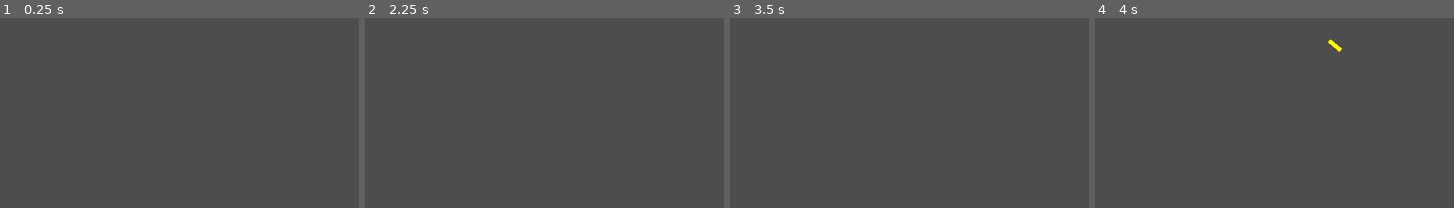
Above: before the commit, frames 1-4 (left to right).
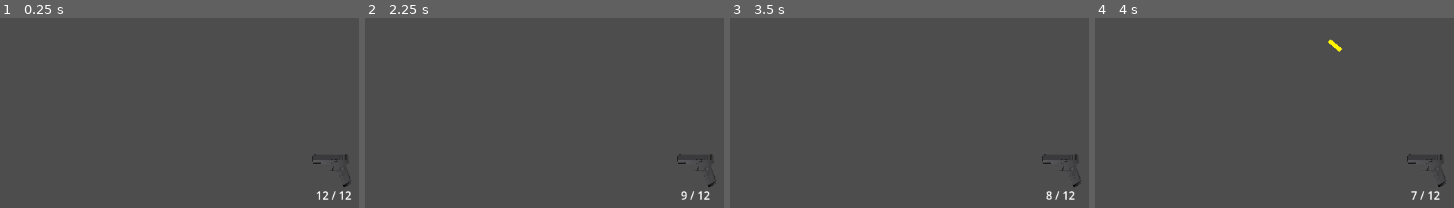
Above: after the commit, the same moments.

Repository: sunturtle1/Shadow-Dash
Game: Godot game, scene res://main.tscn
Same seed, same stepped clock (60 frames per second), same inputs: the game is played once before the commit and once after it.
Inputs (mouse positions are % of the whole screen's width and height, from its top left):
- Up to frame 1 (0.25 s): no input
- Up to frame 2 (2.25 s): tap Enter at 0.5 s; move the mouse to (72, 35) at 0.52 s; hold D (right) 0.53-1.28 s; click (72, 35) at 0.6 s; move the mouse to (25, 47) at 1.27 s; hold S (down) 1.28-2.03 s; click (25, 47) at 1.35 s; move the mouse to (59, 15) at 2.02 s; hold D (right) from 2.03 s (still down); click (59, 15) at 2.1 s
- Up to frame 3 (3.5 s): move the mouse to (42, 65) at 2.77 s; release D (right) at 2.78 s; hold W (up) from 2.78 s (still down); click (42, 65) at 2.85 s
- Up to frame 4 (4 s): move the mouse to (81, 59) at 3.52 s; release W (up) at 3.53 s; hold A (left) from 3.53 s (still down); click (81, 59) at 3.6 s
The pictures show only the part of the screen within x 42-92%, y 45-95%; the shares and areas given below are measured in that part.

The runs differ from the first frame. In frame 1, 0.3% of the frame differs, in the area x 86-98%, y 71-96%; in frame 2, 0.3%; in frame 3, 0.3%; in frame 4, 0.2%.

Commit message:
Reload tweaks, UI update.

Diff:
--- a/main.tscn
+++ b/main.tscn
@@ -1,8 +1,9 @@
-[gd_scene load_steps=4 format=3 uid="uid://cdyqmr4368e1p"]
+[gd_scene load_steps=5 format=3 uid="uid://cdyqmr4368e1p"]
 
 [ext_resource type="PackedScene" uid="uid://mchfxmkapl6j" path="res://player.tscn" id="1_0xm2m"]
 [ext_resource type="PackedScene" uid="uid://iaiy6a7ol5h0" path="res://bullet.tscn" id="2_h2yge"]
 [ext_resource type="PackedScene" uid="uid://cq03mgtc2ewwv" path="res://enemy.tscn" id="3_h2yge"]
+[ext_resource type="Texture2D" uid="uid://bjg325tw4uqqc" path="res://assets/weapons/pistol-6801870_1280.png" id="4_1bvp3"]
 
 [node name="Main" type="Node2D"]
 
@@ -16,3 +17,28 @@
 
 [node name="bullet" parent="." instance=ExtResource("2_h2yge")]
 visible = false
+
+[node name="CanvasLayer" type="CanvasLayer" parent="."]
+
+[node name="Control" type="Control" parent="CanvasLayer"]
+layout_mode = 3
+anchors_preset = 0
+offset_right = 40.0
+offset_bottom = 40.0
+
+[node name="ammo_label" type="RichTextLabel" parent="CanvasLayer/Control"]
+offset_left = 976.0
+offset_top = 592.0
+offset_right = 1064.0
+offset_bottom = 616.0
+text = "ammo "
+fit_content = true
+
+[node name="weapon_icon" type="TextureRect" parent="CanvasLayer/Control"]
+layout_mode = 0
+offset_left = 971.0
+offset_top = 544.0
+offset_right = 1027.0
+offset_bottom = 592.0
+texture = ExtResource("4_1bvp3")
+expand_mode = 1
--- a/player.gd
+++ b/player.gd
@@ -1,11 +1,20 @@
 extends CharacterBody2D
 @export var bullet :PackedScene
 @export var speed: float = 200.0
+@export var reload_time: float = 1.5
 @onready var shot_cooldown = $ShotCooldown
 @onready var muzzle = $Muzzle
-@onready var ammo = 12
+@onready var max_ammo = 12
+@onready var ammo_label = $"../CanvasLayer/Control/ammo_label"
+@onready var ammo_count = max_ammo
+@onready var reload_timer = $reload_timer
+@onready var reload_sound = $Muzzle/reload_sound
+var reloading: bool = false
 func _ready() -> void:
-	pass
+	update_ui()
+
+func update_ui():
+	ammo_label.text = str(ammo_count) + " / " + str(max_ammo)
 
 func _process(delta: float) -> void:
 	var move_direction := Vector2.ZERO
@@ -19,33 +28,47 @@
 		move_direction.x = 1
 
 	move_direction = move_direction.normalized()
-
 	velocity = move_direction * speed
 	move_and_slide()
-
-
 	look_at(get_global_mouse_position())
 
 	if Input.is_action_pressed("reload"):
-		ammo = 12
+		reload()
+func reload():
+	if not reloading and ammo_count < max_ammo:
+		reloading = true
+		reload_sound.play()
+		reload_timer.start(reload_time)
 
 func _unhandled_input(event: InputEvent) -> void:
 	if event.is_action_released("shoot"):
 		shoot()
+		update_ui()
 
 
 func shoot():
-	if shot_cooldown.is_stopped() and  ammo > 0:
-		$Muzzle/AudioStreamPlayer2D.play()
-		var bullet_instance = bullet.instantiate()
-		get_parent().add_child(bullet_instance)
-		bullet_instance.position = muzzle.global_position
-		bullet_instance.rotation = muzzle.rotation
-		var target = get_global_mouse_position()
-		var direction = Vector2.RIGHT.rotated(rotation)
-		bullet_instance.set_direction(direction)
-		ammo -= 1
-		shot_cooldown.start()
-		print(ammo)
-	else:
-		print("you are shooting too fast, or you are out of ammo.")
+		if reloading:
+			print("reloading")
+			return
+		if shot_cooldown.is_stopped():
+			if ammo_count > 0:
+				$Muzzle/shooting_sound.play()
+				var bullet_instance = bullet.instantiate()
+				get_parent().add_child(bullet_instance)
+				bullet_instance.position = muzzle.global_position
+				bullet_instance.rotation = muzzle.rotation
+				var target = get_global_mouse_position()
+				var direction = Vector2.RIGHT.rotated(rotation)
+				bullet_instance.set_direction(direction)
+				ammo_count -= 1
+				shot_cooldown.start()
+			else:
+				$Muzzle/empty_sound.play()
+		else:
+			print("You are shooting too fast.")
+
+
+func _on_reload_timer_timeout() -> void:
+	ammo_count = max_ammo
+	reloading = false
+	update_ui()
--- a/player.tscn
+++ b/player.tscn
@@ -1,8 +1,10 @@
-[gd_scene load_steps=5 format=3 uid="uid://mchfxmkapl6j"]
+[gd_scene load_steps=7 format=3 uid="uid://mchfxmkapl6j"]
 
 [ext_resource type="Script" uid="uid://wp806gpcap3g" path="res://player.gd" id="1_onrkg"]
 [ext_resource type="Texture2D" uid="uid://cups4hv2q5ooh" path="res://assets/kenney_top-down-shooter/Spritesheet/spritesheet_characters.png" id="2_i3pqv"]
 [ext_resource type="AudioStream" uid="uid://c5focgxlderbp" path="res://sounds/single-pistol-gunshot-42-40781.mp3" id="3_i3pqv"]
+[ext_resource type="AudioStream" uid="uid://x0bc1jwr50hj" path="res://sounds/rifle-clip-empty-98832.mp3" id="4_hqtel"]
+[ext_resource type="AudioStream" uid="uid://d3ds3jx1do4jc" path="res://sounds/9mm-pistol-load-and-chamber-98830.mp3" id="5_sweqy"]
 
 [sub_resource type="RectangleShape2D" id="RectangleShape2D_0xm2m"]
 size = Vector2(22, 22)
@@ -22,9 +24,20 @@
 [node name="Muzzle" type="Marker2D" parent="."]
 position = Vector2(26, 10)
 
-[node name="AudioStreamPlayer2D" type="AudioStreamPlayer2D" parent="Muzzle"]
+[node name="shooting_sound" type="AudioStreamPlayer2D" parent="Muzzle"]
 stream = ExtResource("3_i3pqv")
 
+[node name="empty_sound" type="AudioStreamPlayer2D" parent="Muzzle"]
+stream = ExtResource("4_hqtel")
+
+[node name="reload_sound" type="AudioStreamPlayer2D" parent="Muzzle"]
+stream = ExtResource("5_sweqy")
+
 [node name="ShotCooldown" type="Timer" parent="."]
-wait_time = 0.2
+wait_time = 0.15
 one_shot = true
+
+[node name="reload_timer" type="Timer" parent="."]
+one_shot = true
+
+[connection signal="timeout" from="reload_timer" to="." method="_on_reload_timer_timeout"]
Binary file added: assets/weapons/pistol-6801870_1280.png
Not shown, added: assets/weapons/pistol-6801870_1280.png.import
Not shown, added: sounds/9mm-pistol-load-and-chamber-98830.mp3.import
Not shown, added: sounds/rifle-clip-empty-98832.mp3.import
Not shown, added: sounds/9mm-pistol-load-and-chamber-98830.mp3
Not shown, added: sounds/rifle-clip-empty-98832.mp3
Not shown, changed: vid.avi
